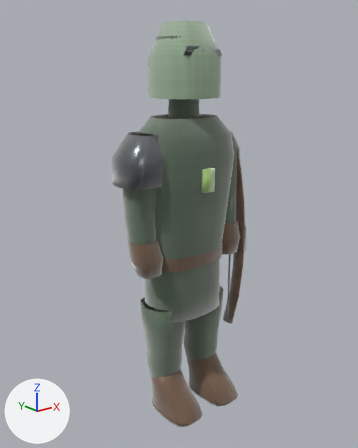
Renders of the glTF model public/assets/models/characters/archer.glb from each side of a commit.
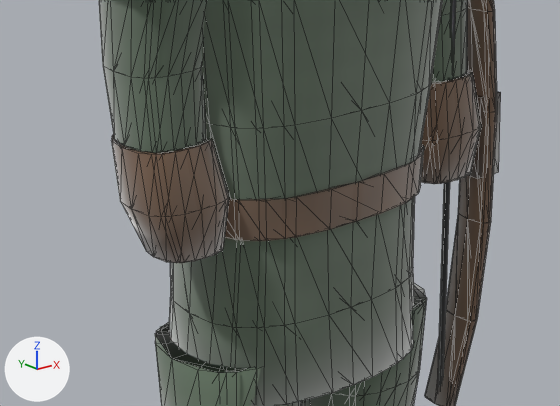
Each version is shown whole from a 50 mm lens placed at (-1.348, -1.653, 1.553), pointed at (-0.034, -0.01, 0.896), then close up on the part from 26% to 74% of the width and 44% to 72% of the height. Lighting does not change. The marker at lower left points along +X, +Y and +Z. The older version's two pictures come first. The close-ups show mesh edges as thin lines. Where no turn or scale is listed for an object, it has been applied to the vertices. Vertices at exactly the same position are counted once.

Objects in the first close-up: 'LOD0_PROD_body', 'LOD0_PROD_weapon', 'LOD1_PROD_body', 'LOD1_PROD_weapon', 'LOD2_PROD_body'.
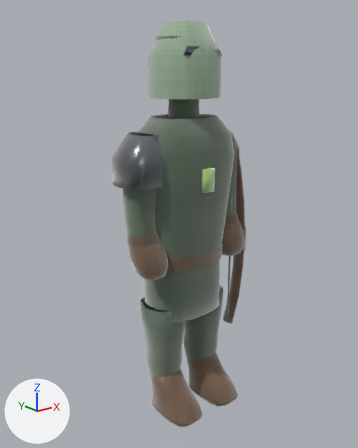
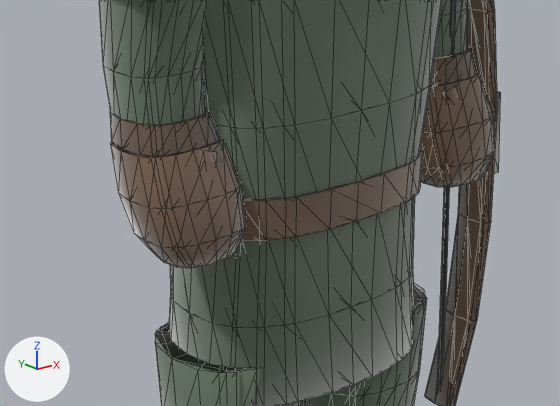
Location of each change, [x1, y1, x2, y2] in pixels of the close-ups (560 x 406 px):
'LOD0_PROD_body', reshaped: before [98, 0, 481, 406]; after [98, 0, 494, 406]
'LOD1_PROD_body', reshaped: before [112, 0, 481, 406]; after [113, 0, 495, 406]
'LOD2_PROD_body', reshaped: before [117, 0, 479, 406]; after [118, 0, 492, 406]
part 1 of me_lod0_prod_body_001, added (mostly hidden): after [200, 149, 218, 167]
part 2 of me_lod0_prod_body_001, added: after [441, 84, 459, 101]
part 3 of me_lod0_prod_body_001, built on: before [111, 135, 229, 263]; after [110, 113, 246, 268]
part 4 of me_lod0_prod_body_001, built on: before [421, 74, 481, 184]; after [420, 49, 494, 188]
part 5 of me_lod1_prod_body_001, added: after [113, 140, 246, 268]
part 6 of me_lod1_prod_body_001, added: after [426, 74, 495, 188]
part 7 of me_lod1_prod_body_001, built on: before [112, 72, 481, 263]; after [116, 48, 477, 157]
part 8 of me_lod2_prod_body_001, added: after [118, 143, 242, 268]
part 9 of me_lod2_prod_body_001, added: after [432, 76, 492, 187]
part 10 of me_lod2_prod_body_001, built on: before [117, 72, 479, 263]; after [125, 49, 475, 156]

The edits, one by one:
me_lod0_prod_body_001 is used by ob_lod0_prod_body; location (0.0, 0.0, 0.0).
me_lod0_prod_body_001 had 1026 vertices, 1744 faces and spanned x -0.33..0.3, y -0.23..0.14, z 0.01..1.73.
me_lod0_prod_body_001 now has 1126 vertices, 1880 faces and spans x -0.33..0.31, y -0.23..0.14, z 0.01..1.73.
me_lod0_prod_body_001 part 1: the loose piece of 8 vertices spanning x -0.03..0.03, y -0.17..-0.15, z 1.07..1.16 is copied, and the copy is scaled about its middle by (0.453, 1.47, 0.595), then moved by (-0.22, 0.09, -0.28), in mat_mat_archer_leather; it spans x -0.24..-0.2, y -0.09..-0.06, z 0.8..0.86.
me_lod0_prod_body_001 part 2: the loose piece of 8 vertices spanning x -0.03..0.03, y -0.17..-0.15, z 1.07..1.16 is copied, and the copy is scaled about its middle by (0.453, 1.47, 0.595), then moved by (0.22, 0.09, -0.28), in mat_mat_archer_leather; it spans x 0.2..0.24, y -0.09..-0.06, z 0.8..0.86.
me_lod0_prod_body_001 part 3: 3 vertices moved from x -0.29..-0.17, y -0.05..-0.02, z 0.72..0.86 to x -0.29..-0.17, y -0.08..-0.02, z 0.72..0.86; 35 vertices removed from x -0.3..-0.16, y -0.09..0.04, z 0.72..0.86; 77 vertices added at x -0.31..-0.15, y -0.12..0.05, z 0.72..0.9.
me_lod0_prod_body_001 part 4: 3 vertices moved from x 0.17..0.29, y -0.05..-0.02, z 0.72..0.86 to x 0.17..0.29, y -0.08..-0.02, z 0.72..0.86; 35 vertices removed from x 0.16..0.3, y -0.09..0.04, z 0.72..0.86; 77 vertices added at x 0.15..0.31, y -0.12..0.05, z 0.72..0.9.
me_lod1_prod_body_001 is used by ob_lod1_prod_body; location (0.0, 0.0, 0.0).
me_lod1_prod_body_001 had 612 vertices, 1024 faces and spanned x -0.33..0.3, y -0.23..0.14, z 0.01..1.73.
me_lod1_prod_body_001 now has 660 vertices, 1088 faces and spans x -0.33..0.31, y -0.23..0.14, z 0.01..1.73.
me_lod1_prod_body_001 part 5: a new loose piece of 33 vertices spanning x -0.31..-0.15, y -0.12..0.03, z 0.72..0.86, in mat_mat_archer_body.
me_lod1_prod_body_001 part 6: a new loose piece of 33 vertices spanning x 0.15..0.31, y -0.12..0.03, z 0.72..0.86, in mat_mat_archer_body.
Part 7, on me_lod1_prod_body_001:
40 vertices are removed from x -0.3..0.3, y -0.09..0.02, z 0.72..0.86.
80 faces are deleted.
6 vertices move within x -0.23..0.23, y -0.02..0.04, z 0.86.
16 vertices are added at x -0.29..0.29, y -0.08..0.03, z 0.86..0.9.
6 new vertices lie (0.0, 0.01, 0.04) away from vertices in x -0.28..0.28, y -0.02..0.04, z 0.86.
32 new faces join them, mat_mat_archer_body.
me_lod2_prod_body_001 is used by ob_lod2_prod_body; location (0.0, 0.0, 0.0).
me_lod2_prod_body_001 had 402 vertices, 672 faces and spanned x -0.33..0.3, y -0.22..0.14, z 0.01..1.73.
me_lod2_prod_body_001 now has 438 vertices, 720 faces and spans x -0.33..0.31, y -0.22..0.14, z 0.01..1.73.
me_lod2_prod_body_001 part 8: a new loose piece of 25 vertices spanning x -0.31..-0.15, y -0.12..0.02, z 0.72..0.86, in mat_mat_archer_body.
me_lod2_prod_body_001 part 9: a new loose piece of 25 vertices spanning x 0.15..0.31, y -0.12..0.02, z 0.72..0.86, in mat_mat_archer_body.
Part 10, on me_lod2_prod_body_001:
34 vertices are removed from x -0.3..0.3, y -0.09..0.04, z 0.72..0.86.
60 faces are deleted.
2 vertices move within x -0.17..0.17, y -0.02, z 0.86.
20 vertices are added at x -0.29..0.29, y -0.08..0.04, z 0.86..0.9.
24 new faces join them.
